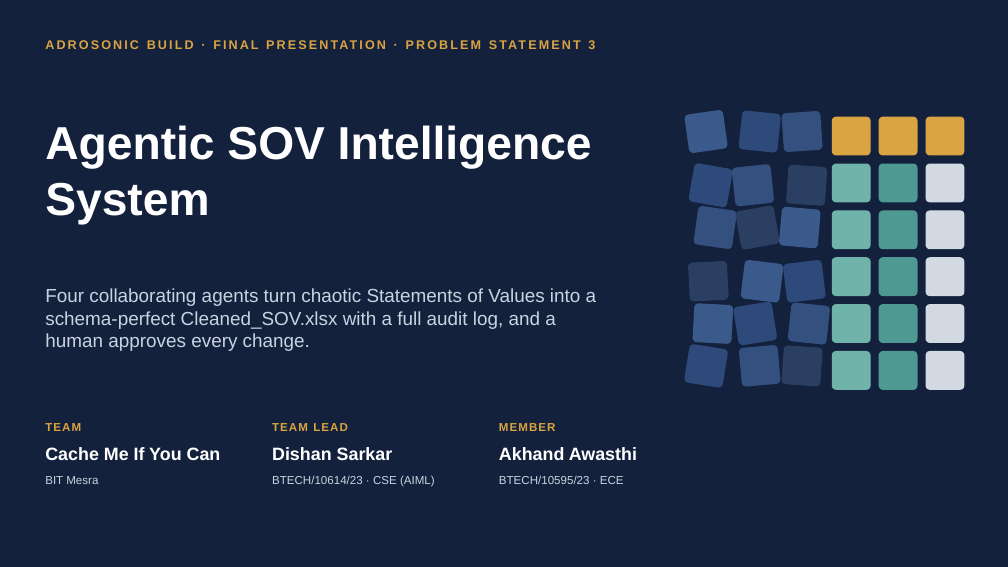
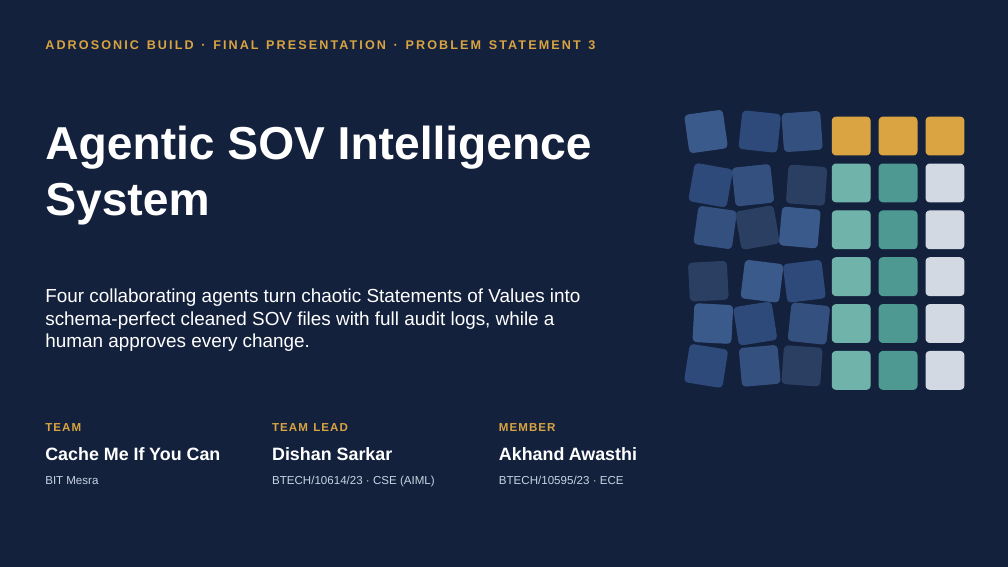
Before and after one commit to Dishan18/Adrosonic_Hackathon, a slide deck: slide 1 of CacheMeIfYouCan_PS3_Final.pptx. Drawn at 1008x567 pixels with LibreOffice and Linux fonts; fonts in the diff are those of the drawing. Boxes give left, top, right and bottom in pixels: in the first picture for what was removed or moved away, otherwise in the second. Text is boxed around its words. In the diff, an @@ line names an element or a change of style, - is before the commit and + after.

```diff
--- a/CacheMeIfYouCan_PS3_Final.pptx
+++ b/CacheMeIfYouCan_PS3_Final.pptx
@@ text at <box>45,288,580,351</box>: text changed; text colour #C9D3E0 to #FFFFFF @@
-Four collaborating agents turn chaotic Statements of Values into a schema-perfect Cleaned_SOV.xlsx with a full audit log, and a human approves every change.
+Four collaborating agents turn chaotic Statements of Values into schema-perfect cleaned SOV files with full audit logs, while a human approves every change.
```
Also in this commit, not shown: 5 other slides changed, 12 other files.
